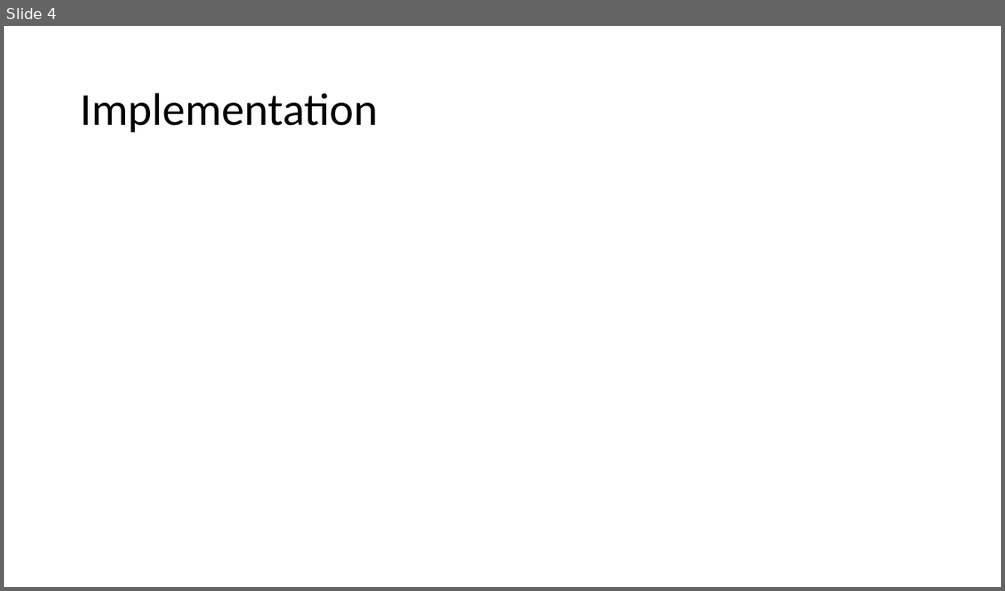
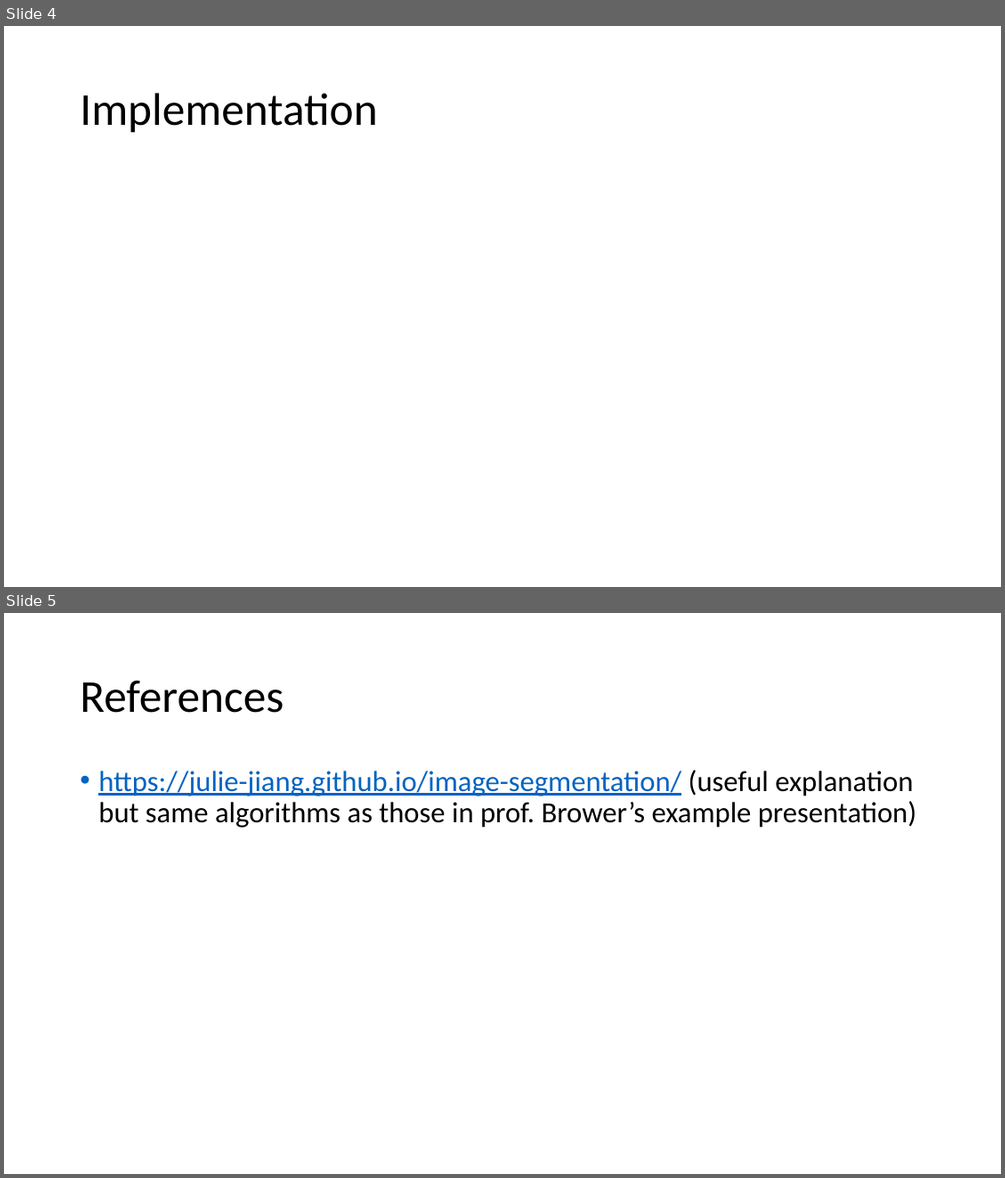
Before and after one commit to Flymindo/EC504_FinalProject, a slide deck: Presentation.pptx. Shown one above the other, each under a label of ours: slide 4 before the commit, slides 4 and 5 after it. The pictures are 1005x591 and 1005x1178 pixels, drawn with LibreOffice and Linux fonts; fonts in the diff are those of the drawing. Boxes give left, top, right and bottom in pixels: in the first picture for what was removed or moved away, otherwise in the second. Text is boxed around its words. In the diff, an @@ line names an element or a change of style, - is before the commit and + after.

Commit message:
added references in presentation

```diff
--- a/Presentation.pptx
+++ b/Presentation.pptx
@@ slide 5 added at [4,613,1001,1174], background #FFFFFF @@
@@ title added at [80,680,283,713], 44 pt, text #000000 @@
+References
@@ text added at [98,770,916,827], 28 pt, text #000000 @@
+• https://julie-jiang.github.io/image-segmentation/ (useful explanation but same algorithms as those in prof. Brower’s example presentation)
```
